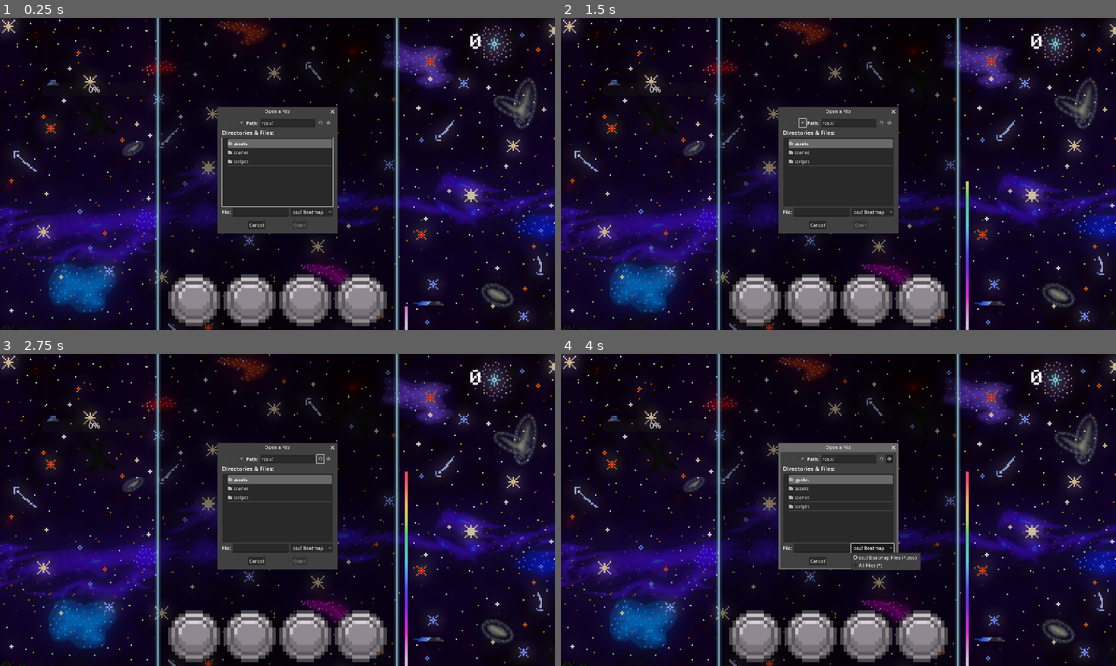
Above: before the commit, frames 1-4 (two rows, left to right).
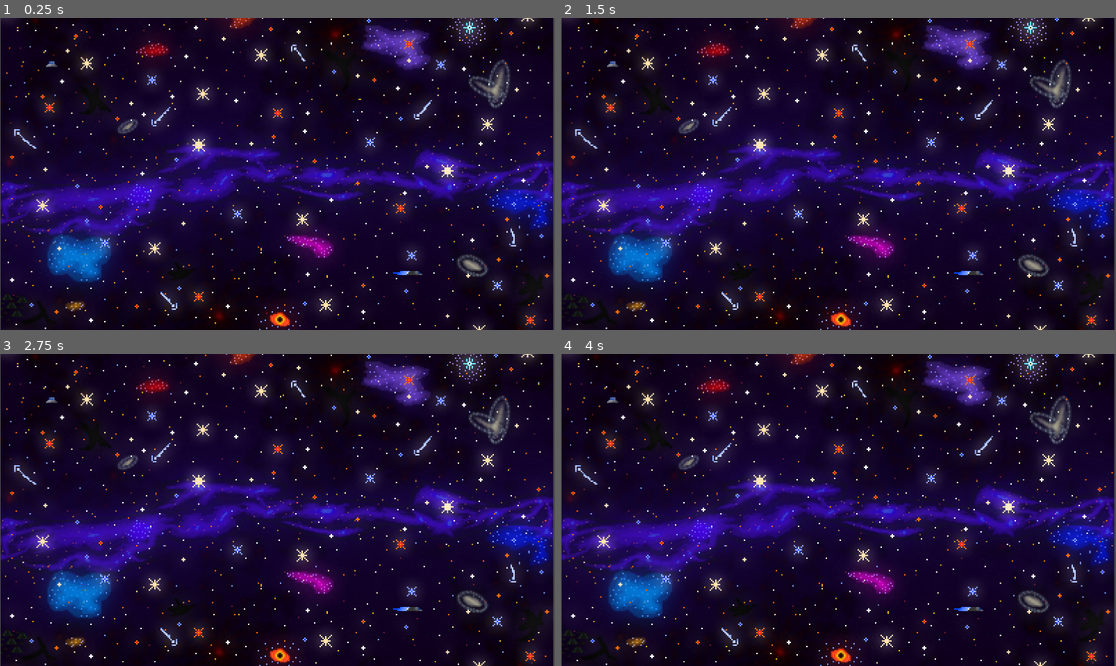
Above: after the commit, the same moments.

Repository: Rafael-VP/Rockstar
Game: Godot game, scene res://scenes/song_selection.tscn
Two runs of this game, one before a commit and one after it. Both use one fixed random seed, a clock stepped at 60 frames per second and the inputs below. Before the commit the project starts from res://scenes/game.tscn. Sound files missing from this copy of the repository are replaced by a short silence.
Inputs (mouse positions are in pixels of both pictures, inside the frame that each line leads up to):
- Up to frame 1 (0.25 s): no input
- Up to frame 2 (1.5 s): click (805, 124) at 0.52 s; click (805, 124) at 1.27 s
- Up to frame 3 (2.75 s): click (321, 460) at 2.02 s
- Up to frame 4 (4 s): click (888, 460) at 2.77 s; click (871, 547) at 3.5 s, where only the run before the commit has a clickable "osu! Beatmap Files (*.osu)"

The runs differ from the first frame. In frame 1, 47% of the frame differs, in the area x 0-100%, y 0-100%; in frame 2, 47%; in frame 3, 47%; in frame 4, 47%.

Commit message:
Basic song selection menu

Diff:
--- a/project.godot
+++ b/project.godot
@@ -11,7 +11,7 @@
 [application]
 
 config/name="rhythm"
-run/main_scene="res://scenes/game.tscn"
+run/main_scene="res://scenes/song_selection.tscn"
 config/features=PackedStringArray("4.3", "GL Compatibility")
 config/icon="res://icon.svg"
 
--- /dev/null
+++ b/scenes/song_selection.tscn
@@ -0,0 +1,26 @@
+[gd_scene load_steps=3 format=3 uid="uid://b65povn8b4vin"]
+
+[ext_resource type="Script" path="res://scripts/song_selection.gd" id="1_geaex"]
+[ext_resource type="Texture2D" uid="uid://dlpy0n7vfcvls" path="res://assets/background.png" id="2_nef0v"]
+
+[node name="SongSelection" type="Control"]
+custom_minimum_size = Vector2(5, 5)
+layout_mode = 3
+anchors_preset = 0
+script = ExtResource("1_geaex")
+
+[node name="Wallpaper" type="Sprite2D" parent="."]
+position = Vector2(958, 542)
+scale = Vector2(0.478025, 0.477611)
+texture = ExtResource("2_nef0v")
+
+[node name="ScrollContainer" type="ScrollContainer" parent="."]
+custom_minimum_size = Vector2(5, 5)
+layout_mode = 0
+offset_left = 12.0
+offset_top = 34.0
+offset_right = 872.0
+offset_bottom = 1076.0
+
+[node name="VBoxContainer" type="VBoxContainer" parent="ScrollContainer"]
+layout_mode = 2
--- a/scripts/combo_meter.gd
+++ b/scripts/combo_meter.gd
@@ -5,6 +5,7 @@
 # Called when the node enters the scene tree for the first time.
 func _ready() -> void:
 	combo = 0
+	print(self.get_path())
 
 
 # Called every frame. 'delta' is the elapsed time since the previous frame.
--- a/scripts/game.gd
+++ b/scripts/game.gd
@@ -12,20 +12,28 @@
 
 var spawn_queue = []  # Fila para os objetos de hit a serem gerados
 var song_start_time = 0.0
+var audio_path
 
 func _ready():
+	hit_objects = beatmap_parser.hit_objects
+	start_gameplay(audio_path)
 	# Configurar BeatmapFileDialog
-	beatmap_dialog.file_mode = FileDialog.FILE_MODE_OPEN_FILE
-	beatmap_dialog.access = FileDialog.ACCESS_RESOURCES
-	beatmap_dialog.filters = ["*.osu ; osu! Beatmap Files"]
+	# beatmap_dialog.file_mode = FileDialog.FILE_MODE_OPEN_FILE
+	# beatmap_dialog.access = FileDialog.ACCESS_RESOURCES
+	# beatmap_dialog.filters = ["*.osu ; osu! Beatmap Files"]
 
 	# Abrir o diálogo de beatmap
-	beatmap_dialog.popup_centered()
+	# beatmap_dialog.popup_centered()
 
-func start_gameplay():
+func initialize(audio, beatmap):
+	beatmap_parser.parse_beatmap(beatmap)
+	print(audio)
+	audio_path = audio
+
+func start_gameplay(audio):
 	# Carregar e tocar a música
-	var audio_file = "res://audio/" + beatmap_parser.audio_filename
-	audio_player.stream = load(audio_file)
+	# var audio_file = "res://audio/" + beatmap_parser.audio_filename
+	audio_player.stream = load(audio)
 	await get_tree().create_timer(2.0).timeout
 	audio_player.play()
 
@@ -51,10 +59,10 @@
 	var column = columns[column_index]
 	column.spawn_note(hit_time, column_index)
 
-func _on_beatmap_file_dialog_file_selected(path: String) -> void:
-	# Analisar o beatmap selecionado
-	if beatmap_parser.parse_beatmap(path):
-		hit_objects = beatmap_parser.hit_objects
-		start_gameplay()
-	else:
-		print("Failed to load beatmap.")
+#func _on_beatmap_file_dialog_file_selected(path: String) -> void:
+#	# Analisar o beatmap selecionado
+#	if beatmap_parser.parse_beatmap(path):
+#		hit_objects = beatmap_parser.hit_objects
+#		start_gameplay()
+#	else:
+#		print("Failed to load beatmap.")
--- a/scripts/note.gd
+++ b/scripts/note.gd
@@ -1,9 +1,9 @@
 extends Node2D
 
-@onready var combo_meter = get_node("/root/Game/ComboMeter")
-@onready var judgment_meter = get_node("/root/Game/JudgmentMeter")
-@onready var score_meter = get_node("/root/Game/Score")
-@onready var health_bar = get_node("/root/Game/HealthBar")
+@onready var combo_meter = get_node("/root/SongSelection/Game/ComboMeter")
+@onready var judgment_meter = get_node("/root/SongSelection/Game/JudgmentMeter")
+@onready var score_meter = get_node("/root/SongSelection/Game/Score")
+@onready var health_bar = get_node("/root/SongSelection/Game/HealthBar")
 
 var velocity: float  # Speed at which the note moves
 var target_y: float  # Y-coordinate of the hit area
--- /dev/null
+++ b/scripts/song_selection.gd
@@ -0,0 +1,149 @@
+extends Control
+
+@onready var song_list = $ScrollContainer/VBoxContainer
+var beatmap_dir = "res://beatmaps/"
+var fv
+
+func _ready():
+	fv = FontVariation.new()
+	fv.set_base_font(load("res://assets/Minecraft.ttf"))
+
+	load_song_list()
+
+func load_song_list():
+	var dir = DirAccess.open(beatmap_dir)
+	if dir:
+		dir.list_dir_begin()
+		var folder_name = dir.get_next()
+
+		while folder_name != "":
+			var folder_path = beatmap_dir + folder_name
+			if dir.dir_exists(folder_path):
+				var osu_files = get_osu_files(folder_path)
+				var image_file = get_image_file(folder_path)
+				if osu_files.size() > 0:
+					create_song_group(folder_path, osu_files, image_file)
+
+			folder_name = dir.get_next()
+
+func get_osu_files(folder_path: String) -> Array:
+	var dir = DirAccess.open(folder_path)
+	var osu_files = []
+	if dir:
+		dir.list_dir_begin()
+		var file_name = dir.get_next()
+		while file_name != "":
+			if file_name.ends_with(".osu"):
+				osu_files.append(folder_path + "/" + file_name)
+			file_name = dir.get_next()
+	return osu_files
+
+func get_image_file(folder_path: String) -> String:
+	var dir = DirAccess.open(folder_path)
+	if dir:
+		dir.list_dir_begin()
+		var file_name = dir.get_next()
+		while file_name != "":
+			if file_name.ends_with(".jpg"):
+				return folder_path + "/" + file_name  # Return first found JPG
+			file_name = dir.get_next()
+	return ""  # No image found
+
+
+func extract_song_info(osu_path: String) -> Array:
+	var file = FileAccess.open(osu_path, FileAccess.READ)
+	var song_title = "Unknown Song"
+	var artist = "Unknown Artist"
+	var difficulty = "Unknown Difficulty"
+	var overall_difficulty = 0.0
+	var audio_file = ""
+
+	if file:
+		while not file.eof_reached():
+			var line = file.get_line()
+			if line.begins_with("Title:"):
+				song_title = line.split(":", false, 1)[1].strip_edges()
+			elif line.begins_with("Artist:"):
+				artist = line.split(":", false, 1)[1].strip_edges()
+			elif line.begins_with("AudioFilename:"):
+				audio_file = line.split(":", false, 1)[1].strip_edges()
+			elif line.begins_with("Version:"):
+				difficulty = line.split(":", false, 1)[1].strip_edges()
+
+			if song_title != "Unknown Song" and artist != "Unknown Artist" and difficulty != "Unknown Difficulty" and audio_file != "":
+				break
+	return [song_title, difficulty, audio_file, artist]
+
+func create_song_group(folder_path: String, osu_files: Array, image_path: String):
+	# Extract main song title and audio file from the first beatmap file
+	var song_info = extract_song_info(osu_files[0])
+	var song_title = song_info[0]
+	var audio_path = folder_path + "/" + song_info[2]
+	var artist = song_info[3]
+
+	# Create a button for the song itself
+	var song_button = Button.new()
+	song_button.text = "[ " + song_title + " ]\n" + artist
+	song_button.add_theme_font_override("font", fv)
+	song_button.size_flags_horizontal = Control.SIZE_EXPAND_FILL
+	song_button.size_flags_vertical = Control.SIZE_SHRINK_CENTER
+	song_button.custom_minimum_size = Vector2(0, 100)
+
+	# Create an HBox to hold the image and button
+	var song_hbox = HBoxContainer.new()
+	song_hbox.size_flags_horizontal = Control.SIZE_EXPAND_FILL
+	#song_hbox.custom_minimum_size = Vector2(100, 500)
+
+	# Add image if available
+	if image_path != "":
+		var texture_rect = TextureRect.new()
+		texture_rect.texture = load(image_path)
+		texture_rect.stretch_mode = TextureRect.STRETCH_KEEP_ASPECT_CENTERED
+		texture_rect.custom_minimum_size = Vector2(150, 150)  # Fixed size for the image
+		texture_rect.expand_mode = TextureRect.EXPAND_FIT_HEIGHT
+		song_hbox.add_child(texture_rect)  # Add image to the left
+
+	song_hbox.add_child(song_button)  # Add button next to it
+
+	# Create a VBox to hold difficulty buttons (hidden by default)
+	var difficulty_container = VBoxContainer.new()
+	difficulty_container.visible = false  # Starts collapsed
+
+	# Create difficulty buttons inside the container
+	#for osu_path in osu_files:
+	#	var diff_info = extract_song_info(osu_path)
+	#	var difficulty_button = Button.new()
+	#	difficulty_button.text = diff_info[0] + " [" + diff_info[1] + "]"
+	#	difficulty_button.size_flags_horizontal = Control.SIZE_EXPAND_FILL
+	#	difficulty_button.connect("pressed", Callable(self, "_on_song_selected").bind(osu_path, audio_path))
+	#	difficulty_container.add_child(difficulty_button)
+
+	for osu_path in osu_files:
+		var diff_info = extract_song_info(osu_path)
+		var difficulty_button = Button.new()
+		difficulty_button.text = diff_info[0] + " [" + diff_info[1] + "]"
+		difficulty_button.add_theme_font_override("font", fv)
+		difficulty_button.size_flags_horizontal = Control.SIZE_EXPAND_FILL
+		difficulty_button.connect("pressed", Callable(self, "_on_song_selected").bind(osu_path, audio_path))
+		difficulty_container.add_child(difficulty_button)
+
+	# Connect the song button to toggle difficulties
+	song_button.connect("pressed", Callable(self, "_toggle_difficulty_list").bind(difficulty_container))
+
+	# Add both to the song list
+	song_list.add_child(song_hbox)
+	song_list.add_child(difficulty_container)
+
+
+
+
+func _toggle_difficulty_list(difficulty_container: VBoxContainer):
+	difficulty_container.visible = not difficulty_container.visible  # Toggle visibility
+
+func _on_song_selected(osu_path: String, audio_path: String):
+	print("Selected beatmap: ", osu_path)
+	print("Audio file: ", audio_path)
+	var beatmap_scene = load("res://scenes/game.tscn")
+	var beatmap_instance = beatmap_scene.instantiate()
+	beatmap_instance.initialize(audio_path, osu_path)
+	get_tree().current_scene.add_child(beatmap_instance)
Not shown, removed: audio/.gitignore
